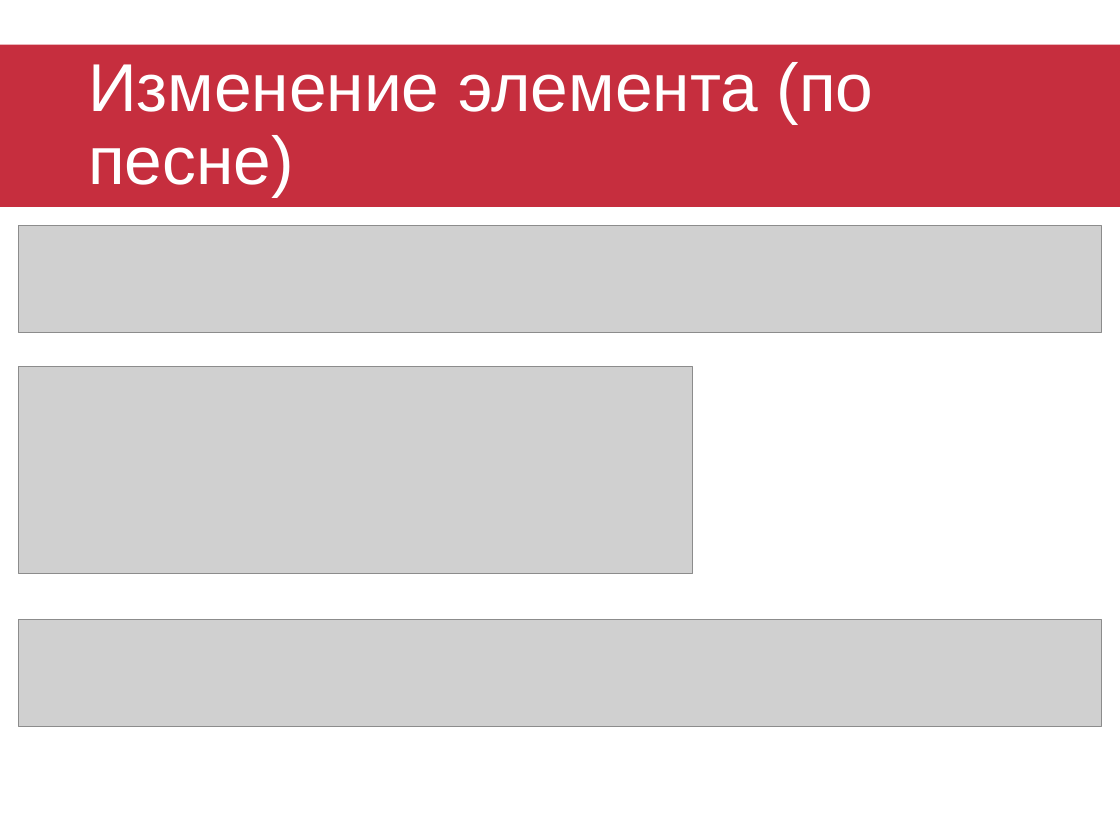
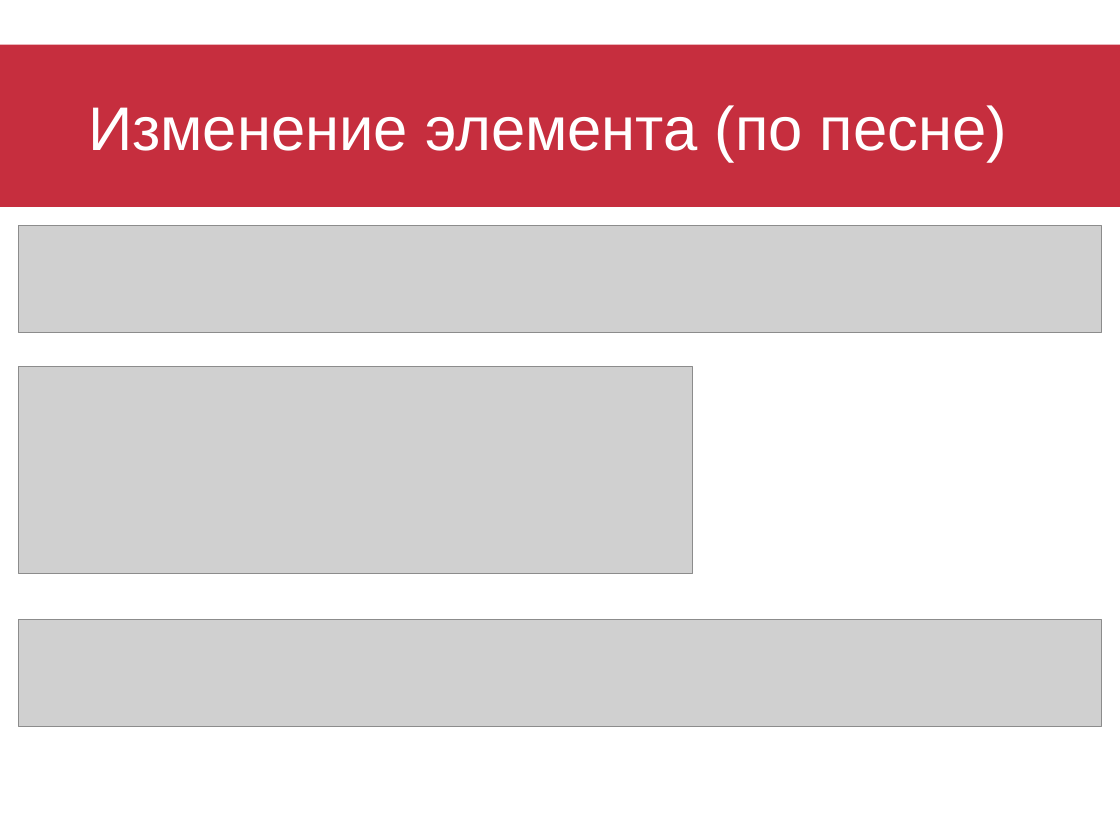
Before and after one commit to Ilyuska/IR_IAP, a slide deck: slide 9 of Презентация.pptx. Drawn at 1120x840 pixels with LibreOffice and Linux fonts; fonts in the diff are those of the drawing; grey boxes stand for pictures. Boxes give left, top, right and bottom in pixels: in the first picture for what was removed or moved away, otherwise in the second. Text is boxed around its words. In the diff, an @@ line names an element or a change of style, - is before the commit and + after.

```diff
--- a/Презентация.pptx
+++ b/Презентация.pptx
@@ title "Изменение элемента (по песне)" at (88, 105, 1007, 162): size 43.5 to 39.6 pt; line spacing 0.9 to 1 @@
```
Also in this commit, not shown: 5 other slides changed, 1 slide added, 1 slide removed.
